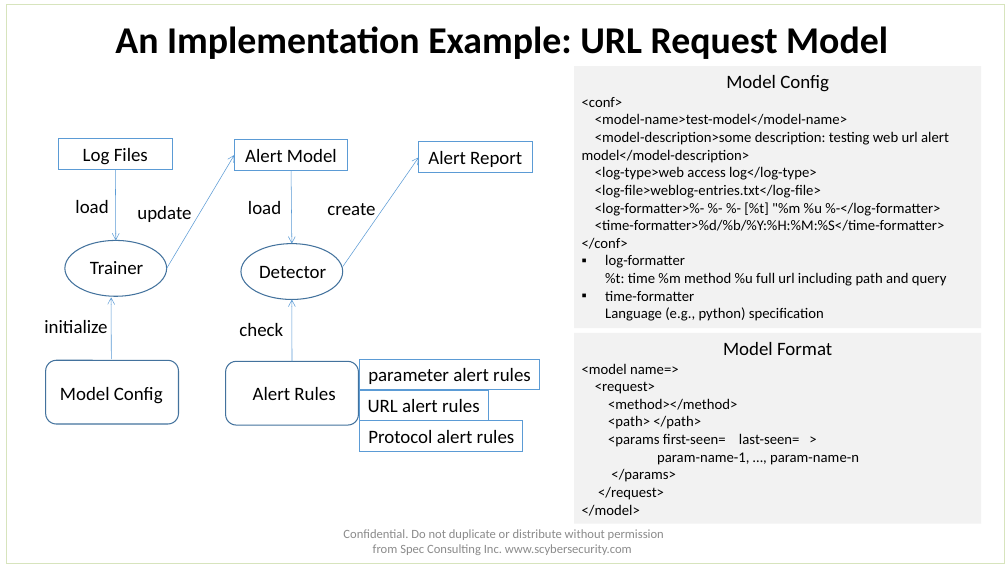
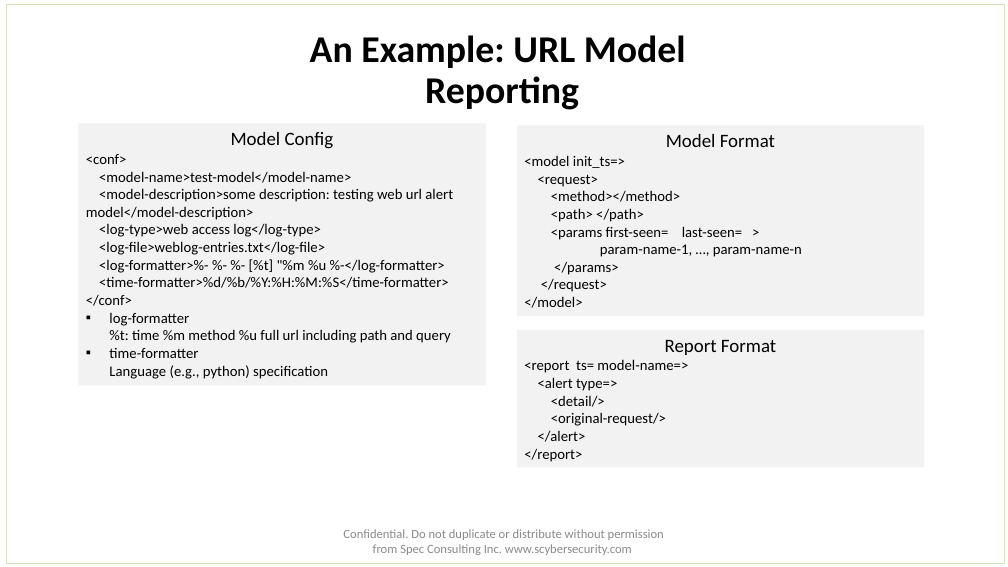
Before and after one commit to paulur/spec_sharp, a slide deck: slide 9 of doc/Spec Security Log Analyzer.pptx (slide 8 before the commit). Drawn at 1008x567 pixels with LibreOffice and Linux fonts; fonts in the diff are those of the drawing. Boxes give left, top, right and bottom in pixels: in the first picture for what was removed or moved away, otherwise in the second. Text is boxed around its words. In the diff, an @@ line names an element or a change of style, - is before the commit and + after.

Commit message:
reporting

```diff
--- a/doc/Spec Security Log Analyzer.pptx
+++ b/doc/Spec Security Log Analyzer.pptx
@@ title at [310,35,686,110]: text changed @@
-An Implementation Example: URL Request Model
+An Example: URL Model
+Reporting
@@ rectangle "Model Config": place and size @@
-rectangle "Model Config" at [574,66,982,328]
+rectangle "Model Config" at [79,123,486,386]
@@ rectangle "Model Format": place and size @@
-rectangle "Model Format" at [574,333,982,523]
+rectangle "Model Format" at [517,126,925,316]
@@ text in rectangle at [524,155,625,168]: text changed @@
-<model name=>
+<model init_ts=>
@@ rectangle added at [517,330,925,467], fill #F2F2F2, 14 pt, text #000000 @@
+Report Format
+<report ts= model-name=>
+<alert type=>
+<detail/>
+<original-request/>
+</alert>
+</report>
@@ group removed at [44,139,540,451]: 8 rectangles, 8 texts, 6 arrows, 2 ellipses, 2 rounded rectangles @@
-Log Files
-Trainer
-Detector
-Alert Model
-Alert Report
-load
-update
-load
-create
-Alert Rules
-parameter alert rules
-URL alert rules
-check
-Model Config
-initialize
-Protocol alert rules
```
Also in this commit, not shown: 1 slide added, 2 other files.
